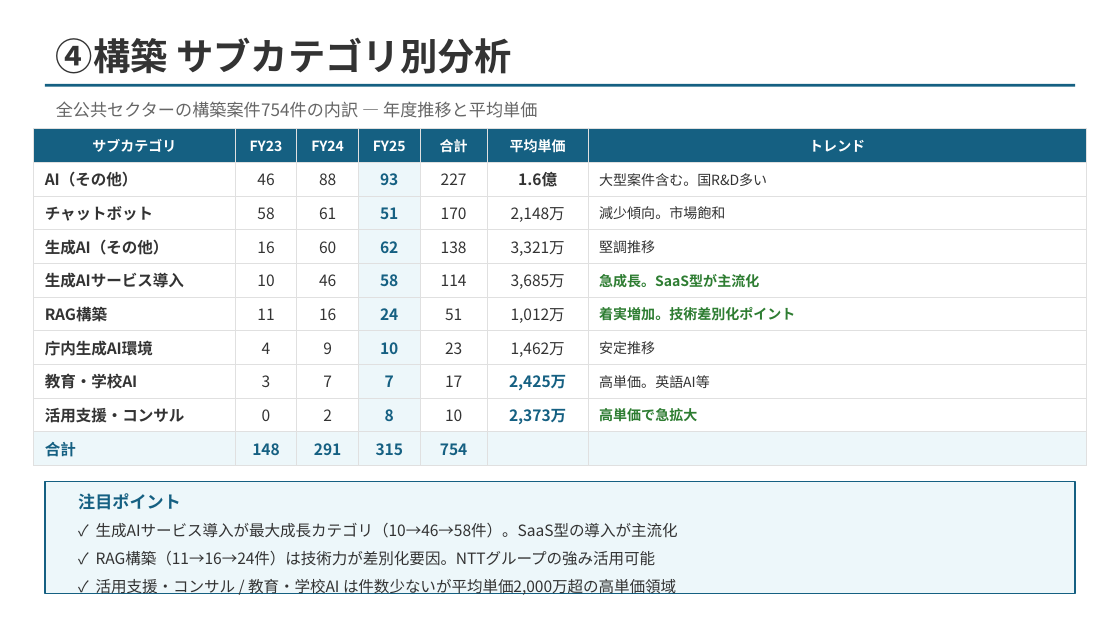
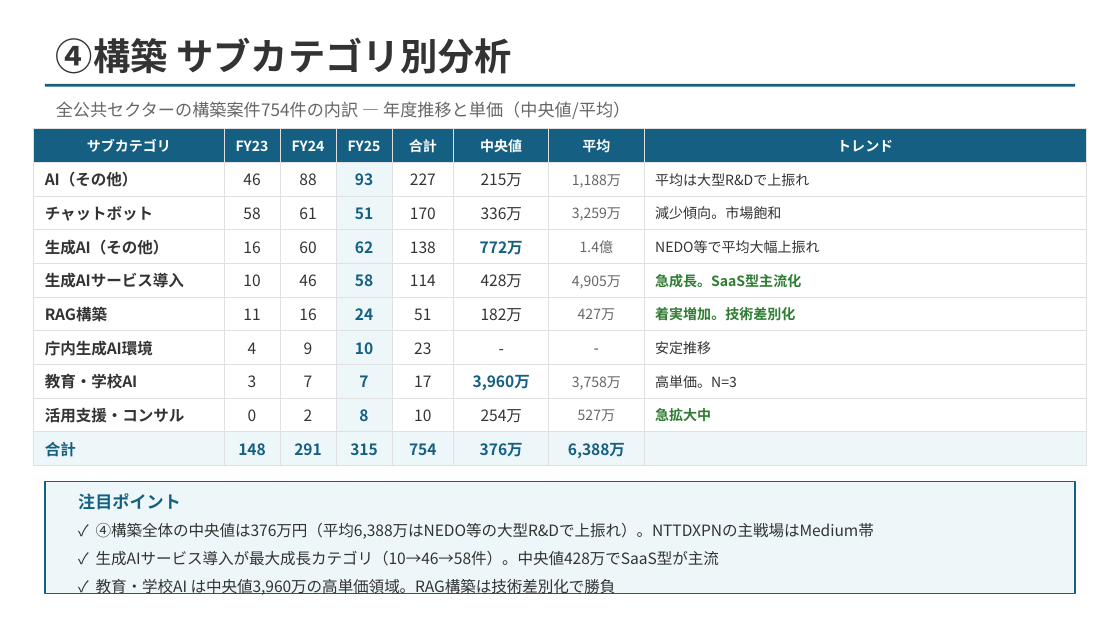
Before and after one commit to ttygtdgs/obsidian-ttygtd, a slide deck: slide 5 of 05_Output/Projects/@Active/NTTDX-Customer-Expansion-Mission/02-materials/FY2026-公共セクター生成AI案件-フェーズ別見通し.pptx. Drawn at 1120x630 pixels with LibreOffice and Linux fonts; fonts in the diff are those of the drawing; background and template pictures are left out. Boxes give left, top, right and bottom in pixels: in the first picture for what was removed or moved away, otherwise in the second. Text is boxed around its words. In the diff, an @@ line names an element or a change of style, - is before the commit and + after.

```diff
--- a/05_Output/Projects/@Active/NTTDX-Customer-Expansion-Mission/02-materials/FY2026-公共セクター生成AI案件-フェーズ別見通し.pptx
+++ b/05_Output/Projects/@Active/NTTDX-Customer-Expansion-Mission/02-materials/FY2026-公共セクター生成AI案件-フェーズ別見通し.pptx
@@ text at [56, 101, 630, 119]: text changed @@
-全公共セクターの構築案件754件の内訳 — 年度推移と平均単価
+全公共セクターの構築案件754件の内訳 — 年度推移と単価（中央値/平均）
@@ table at [34, 129, 1086, 465] @@
-column 6: 平均単価 | 1.6億 | 2,148万 | 3,321万 | 3,685万 | 1,012万 | 1,462万 | 2,425万 | 2,373万 | 
-column 7: トレンド | 大型案件含む。国R&D多い | 減少傾向。市場飽和 | 堅調推移 | 急成長。SaaS型が主流化 | 着実増加。技術差別化ポイント | 安定推移 | 高単価。英語AI等 | 高単価で急拡大 | 
+column 6: 中央値 | 215万 | 336万 | 772万 | 428万 | 182万 | - | 3,960万 | 254万 | 376万
+column 7: 平均 | 1,188万 | 3,259万 | 1.4億 | 4,905万 | 427万 | - | 3,758万 | 527万 | 6,388万
+column 8: トレンド | 平均は大型R&Dで上振れ | 減少傾向。市場飽和 | NEDO等で平均大幅上振れ | 急成長。SaaS型主流化 | 着実増加。技術差別化 | 安定推移 | 高単価。N=3 | 急拡大中 | 
@@ text at [96, 523, 874, 595]: text changed @@
-✓ 生成AIサービス導入が最大成長カテゴリ（10→46→58件）。SaaS型の導入が主流化
-✓ RAG構築（11→16→24件）は技術力が差別化要因。NTTグループの強み活用可能
-✓ 活用支援・コンサル / 教育・学校AI は件数少ないが平均単価2,000万超の高単価領域
+✓ ④構築全体の中央値は376万円（平均6,388万はNEDO等の大型R&Dで上振れ）。NTTDXPNの主戦場はMedium帯
+✓ 生成AIサービス導入が最大成長カテゴリ（10→46→58件）。中央値428万でSaaS型が主流
+✓ 教育・学校AI は中央値3,960万の高単価領域。RAG構築は技術差別化で勝負
```
Also in this commit, not shown: 1 other slide changed, 3 other files.
